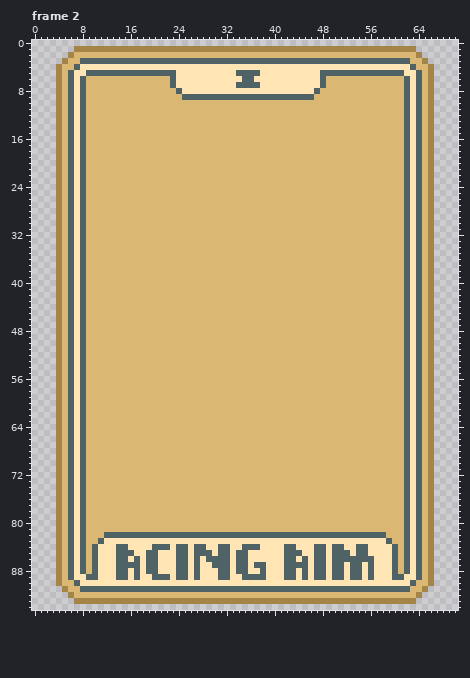
One commit to this pixel-art file: assets/1x/anagrarots.ase. The picture above was drawn from the file before the commit.
71x95 pixels, 22 frames. Shown: frame 2. The commit also changed other frames, which this record leaves out.
Once edited:
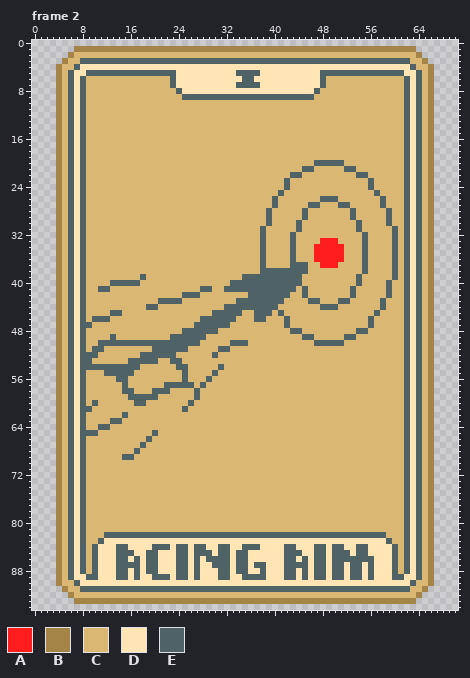
Palette (. is transparent): A #ff1c1c  B #a58547  C #dab772  D #ffe5b4  E #4f6367
Difference:
Changed rows in their new state; - is an unchanged pixel.
Frame 2, layer "Art":
first column x 9:
20 --------------------------------------EEEEE---------
21 ------------------------------------EE-----EE-------
22 ----------------------------------EE---------EE-----
23 ---------------------------------E-------------E----
24 ---------------------------------E-------------E----
25 --------------------------------E---------------E---
26 -------------------------------E-------EEE-------E--
27 -------------------------------E-----EE---EE-----E--
28 ------------------------------E-----E-------E-----E-
29 ------------------------------E-----E-------E-----E-
30 ------------------------------E----E---------E----E-
31 -----------------------------E-----E---------E-----E
32 -----------------------------E----E-----------E----E
33 -----------------------------E----E----AAA----E----E
34 -----------------------------E----E---AAAAA---E----E
35 -----------------------------E----E---AAAAA---E----E
36 -----------------------------E----E---AAAAA---E----E
37 -----------------------------E----EEE--AAA----E----E
38 -----------------------------EEEEEEEE---------E----E
39 ---------E----------------EEEEEEEEEE---------E-----E
40 ----EEEEE---------------EEEEEEEEEEEE---------E----E-
41 --EE---------------EE--EEEEEEEEEEEE-E-------E-----E-
42 ----------------EEE--------EEEEEEE--E-------E-----E-
43 ------------EEEE---------EEEEEEEE----EE---EE-----E--
44 ----------EE-----------EEEEEEEEE-------EEE-------E--
45 ----EE---------------EEEEE--EEE-E---------------E---
46 -EEE---------------EEEEEE---EE---E-------------E----
47 E-----------------EEEEEE---------E-------------E----
48 ----------------EEEEEE------------EE---------EE-----
49 ----E---------EEEEEE----------------EE-----EE-------
50 --EEEEEEEEEEEEEEEEE-----EEE-----------EEEEE---------
51 -EE--------EEEEEE-----EE----------------------------
52 EE-------EEEEEE------E------------------------------
53 E------EEEEE--EE------------------------------------
54 EEEEEEEEE------EE-----E-----------------------------
55 ---EEEEE--------E----E------------------------------
56 -----EE---------E---E-------------------------------
57 ------E------EEEEE-E--------------------------------
58 ------EE---EEE----E---------------------------------
59 -------EEEEE------E---------------------------------
60 -E------EE-------E----------------------------------
61 E---------------E-----------------------------------
62 ------E---------------------------------------------
63 ----EE----------------------------------------------
64 --EE------------------------------------------------
65 EE---------E----------------------------------------
66 ----------E-----------------------------------------
67 ---------E------------------------------------------
68 --------E-------------------------------------------
69 ------EE--------------------------------------------
Changed places in both pictures, as pixel boxes (x1, y1, x2, y2):
changed: (86, 160, 398, 460)
